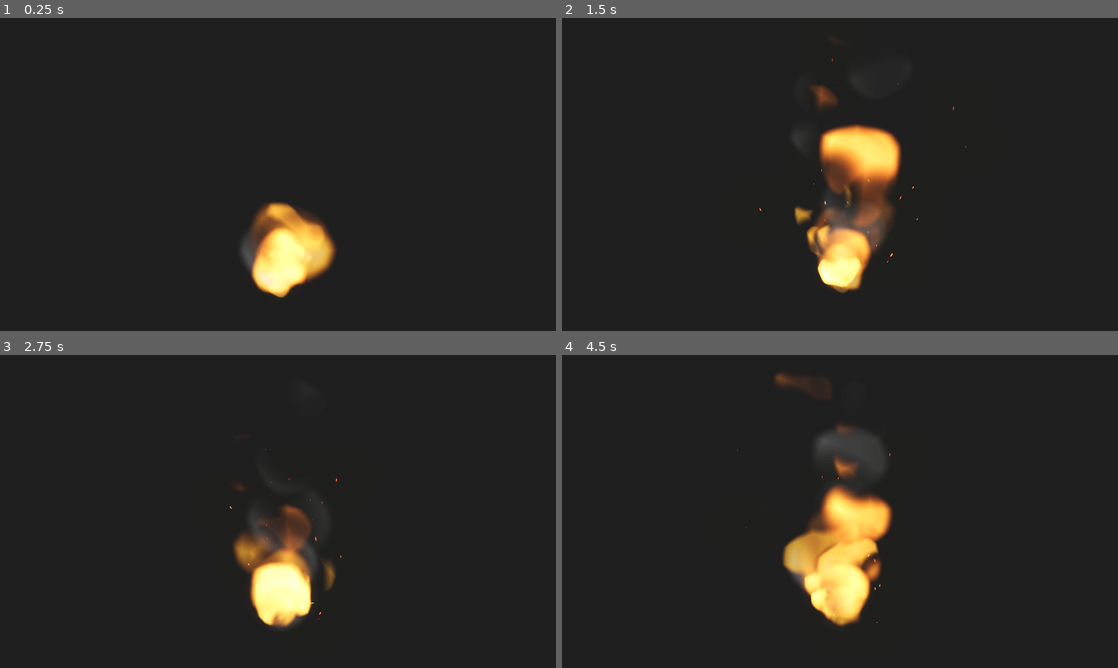
Above: before the commit, frames 1-4 (two rows, left to right).
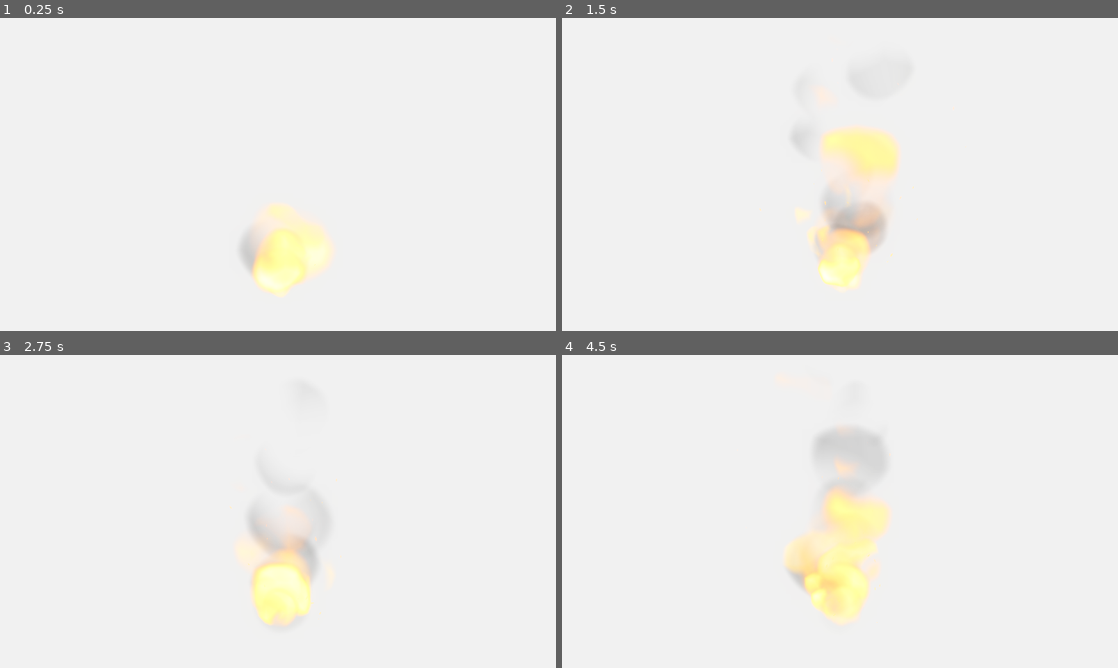
Above: after the commit, the same moments.

Repository: gtibo/blog-notebook
Game: Godot game, scene res://dissolve/fire_example/fire_example.tscn
Same seed, same stepped clock (60 frames per second), same inputs: the game is played once before the commit and once after it. This scene is started directly instead of the project's main scene.
Inputs:
- Up to frame 1 (0.25 s): no input
- Up to frame 2 (1.5 s): hold D (right) 0.53-1.28 s; hold Shift (sprint) 0.53-1.28 s; hold S (down) from 1.28 s (still down); tap Shift (sprint) at 1.35 s
- Up to frame 3 (2.75 s): release S (down) at 2.03 s; hold D (right) from 2.03 s (still down); hold Shift (sprint) from 2.03 s (still down)
- Up to frame 4 (4.5 s): release D (right) at 2.78 s; release Shift (sprint) at 2.78 s; hold W (up) 2.78-3.53 s; tap Shift (sprint) at 2.85, 4.35 s; hold Shift (sprint) 3.53-4.28 s; hold A (left) from 3.53 s (still down)

The runs differ from the first frame. In frame 1, 99% of the frame differs, in the area x 0-100%, y 0-100%; in frame 2, 100%; in frame 3, 99%; in frame 4, 100%.

Commit message:
update: shader dissolve name

Diff:
--- a/dissolve/fire_example/fire_example.tscn
+++ b/dissolve/fire_example/fire_example.tscn
@@ -1,11 +1,11 @@
 [gd_scene load_steps=42 format=3 uid="uid://dr4epj82etjl0"]
 
-[ext_resource type="Shader" path="res://dissolve/fire_example/base_smoke.gdshader" id="1_wicvf"]
+[ext_resource type="Shader" path="res://dissolve/particles_dissolve.gdshader" id="1_wicvf"]
 [ext_resource type="Shader" path="res://dissolve/fire_example/fire_spark.gdshader" id="2_5harg"]
 
 [sub_resource type="Environment" id="Environment_jbs0t"]
 background_mode = 1
-background_color = Color(0.04, 0.04, 0.04, 1)
+background_color = Color(0.2, 0.2, 0.2, 1)
 tonemap_mode = 3
 glow_enabled = true
 glow_bloom = 0.1
--- a/project.godot
+++ b/project.godot
@@ -13,7 +13,7 @@
 config/name="Blog Notebook"
 run/main_scene="res://top_down_character/top_down_example.tscn"
 config/features=PackedStringArray("4.3", "GL Compatibility")
-run/max_fps=60
+run/max_fps=120
 config/icon="res://icon.svg"
 
 [display]
Renamed: dissolve/fire_example/base_smoke.gdshader -> dissolve/particles_dissolve.gdshader
